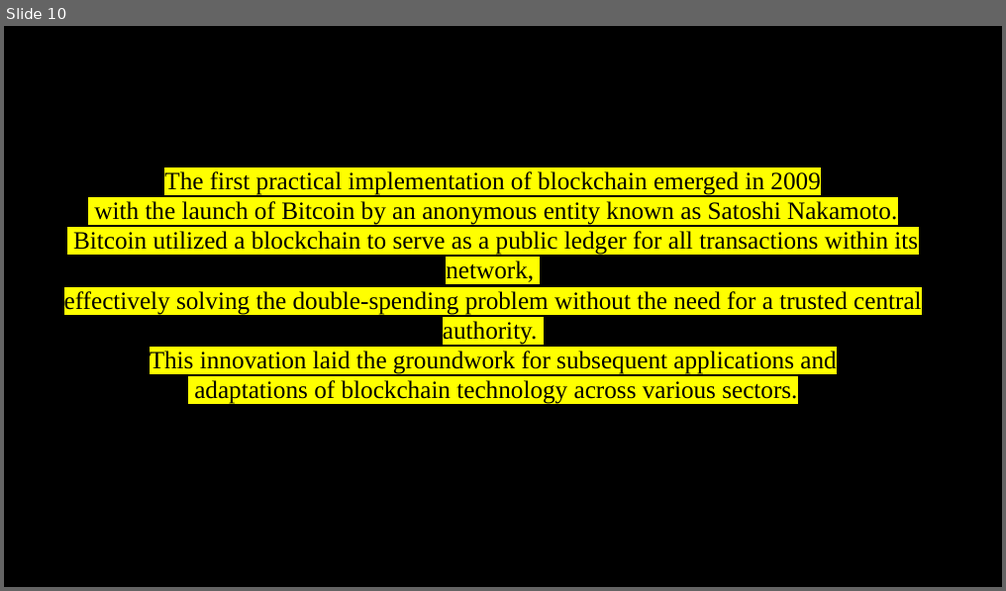
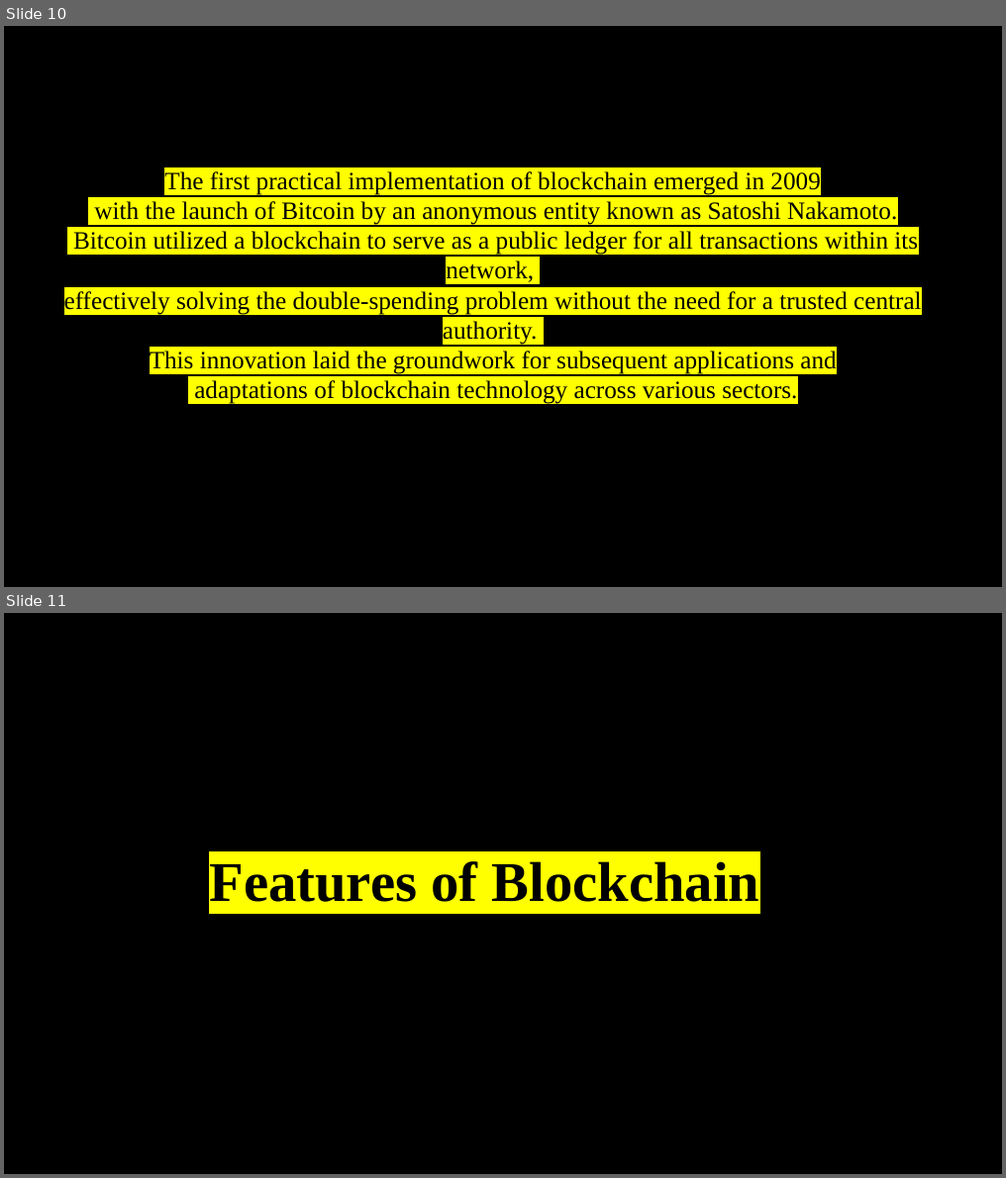
Before and after one commit to VaishakRajesh/seminar, a slide deck: Presentation Seminar.pptx. Shown one above the other, each under a label of ours: slide 10 before the commit, slides 10 and 11 after it. The pictures are 1006x591 and 1006x1178 pixels, drawn with LibreOffice and Linux fonts; fonts in the diff are those of the drawing; background and template pictures are left out. Boxes give left, top, right and bottom in pixels: in the first picture for what was removed or moved away, otherwise in the second. Text is boxed around its words. In the diff, an @@ line names an element or a change of style, - is before the commit and + after.

```diff
--- a/Presentation Seminar.pptx
+++ b/Presentation Seminar.pptx
@@ slide 11 added at (4,613,1002,1174), background picture (left out) @@
@@ text added at (209,861,760,902), 54 pt, text #000000, bold @@
+Features of Blockchain
```
Also in this commit, not shown: 10 other slides added, 17 other files.
